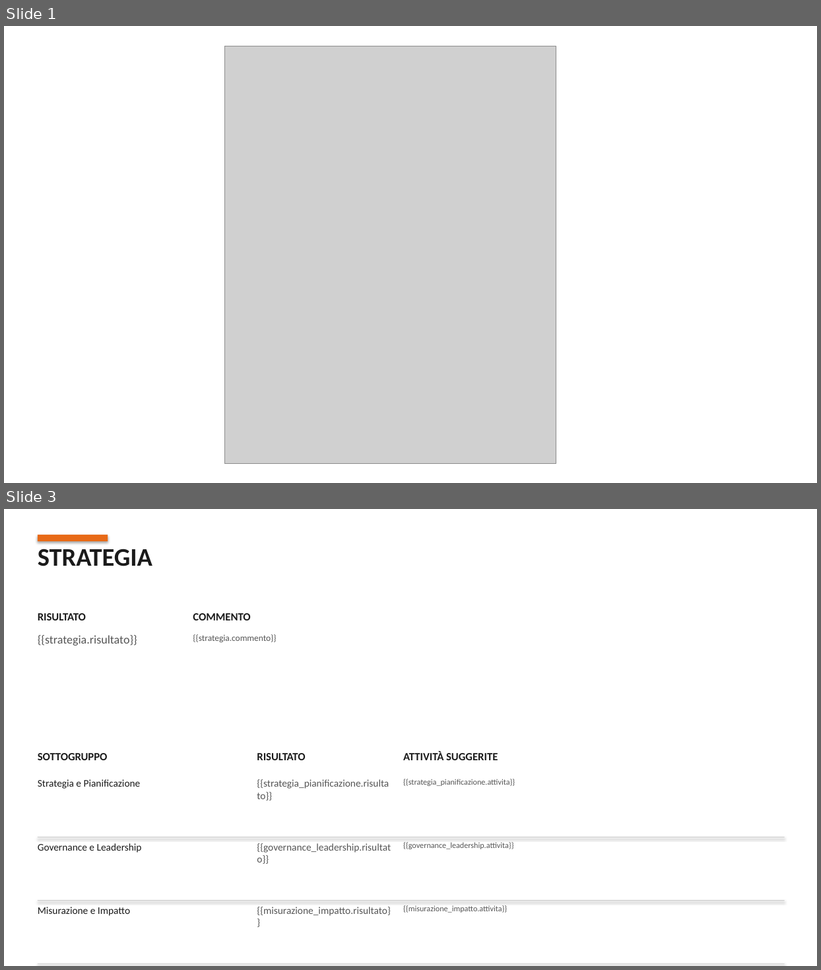
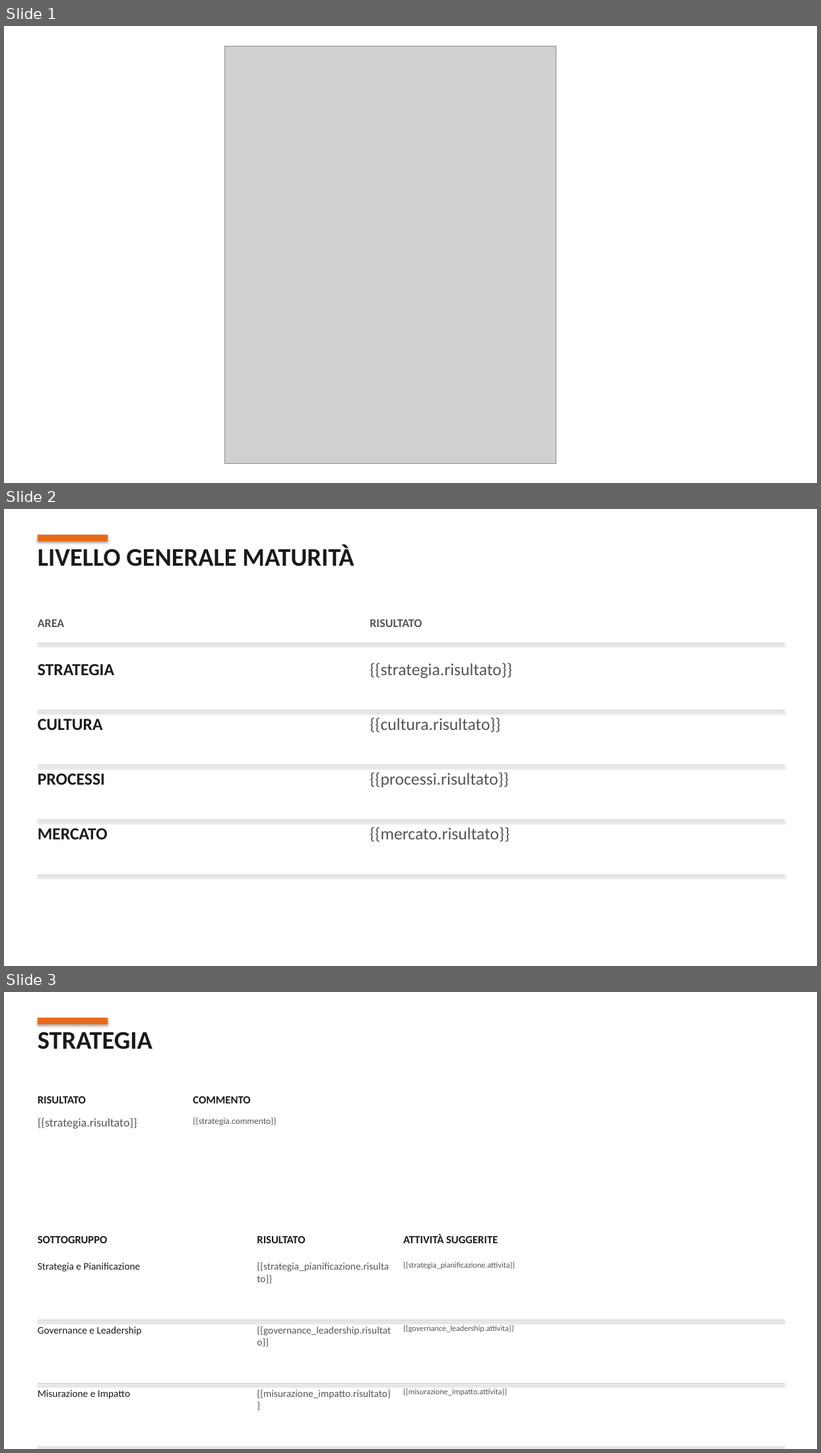
Before and after one commit to Frenz86/OsservatorioGalactica, a slide deck: template_esempio.pptx. Shown one above the other, each under a label of ours: slides 1 and 3 before the commit, slides 1, 2 and 3 after it; the slides between them are not shown. The pictures are 821x970 and 821x1453 pixels, drawn with LibreOffice and Linux fonts; fonts in the diff are those of the drawing; grey boxes stand for pictures. Boxes give left, top, right and bottom in pixels: in the first picture for what was removed or moved away, otherwise in the second. Text is boxed around its words. In the diff, an @@ line names an element or a change of style, - is before the commit and + after.

```diff
--- a/template_esempio.pptx
+++ b/template_esempio.pptx
@@ slide 2 added at box(4, 509, 817, 966), background #FFFFFF @@
@@ rectangle added at box(38, 535, 108, 541), fill #E86A17 @@
@@ text added at box(38, 545, 354, 566), 30 pt, text #1A1A1A, bold @@
+LIVELLO GENERALE MATURITÀ
@@ text added at box(38, 619, 64, 627), 14 pt, text #555555, bold @@
+AREA
@@ text added at box(370, 619, 422, 627), 14 pt, text #555555, bold @@
+RISULTATO
@@ rectangle added at box(38, 643, 785, 644), fill #CCCCCC @@
@@ text added at box(38, 664, 114, 675), 20 pt, text #1A1A1A, bold @@
+STRATEGIA
@@ text added at box(370, 663, 512, 679), 20 pt, text #555555 @@
+{{strategia.risultato}}
@@ rectangle added at box(38, 710, 785, 711), fill #CCCCCC @@
@@ text added at box(38, 719, 103, 730), 20 pt, text #1A1A1A, bold @@
+CULTURA
@@ text added at box(370, 718, 500, 733), 20 pt, text #555555 @@
+{{cultura.risultato}}
@@ rectangle added at box(38, 765, 785, 766), fill #CCCCCC @@
@@ text added at box(38, 774, 105, 785), 20 pt, text #1A1A1A, bold @@
+PROCESSI
@@ text added at box(370, 772, 509, 788), 20 pt, text #555555 @@
+{{processi.risultato}}
@@ rectangle added at box(38, 820, 785, 821), fill #CCCCCC @@
@@ text added at box(38, 828, 108, 840), 20 pt, text #1A1A1A, bold @@
+MERCATO
@@ text added at box(370, 827, 510, 842), 20 pt, text #555555 @@
+{{mercato.risultato}}
@@ rectangle added at box(38, 875, 785, 875), fill #CCCCCC @@
```
Also in this commit, not shown: 1 slide removed, 4 other files.
